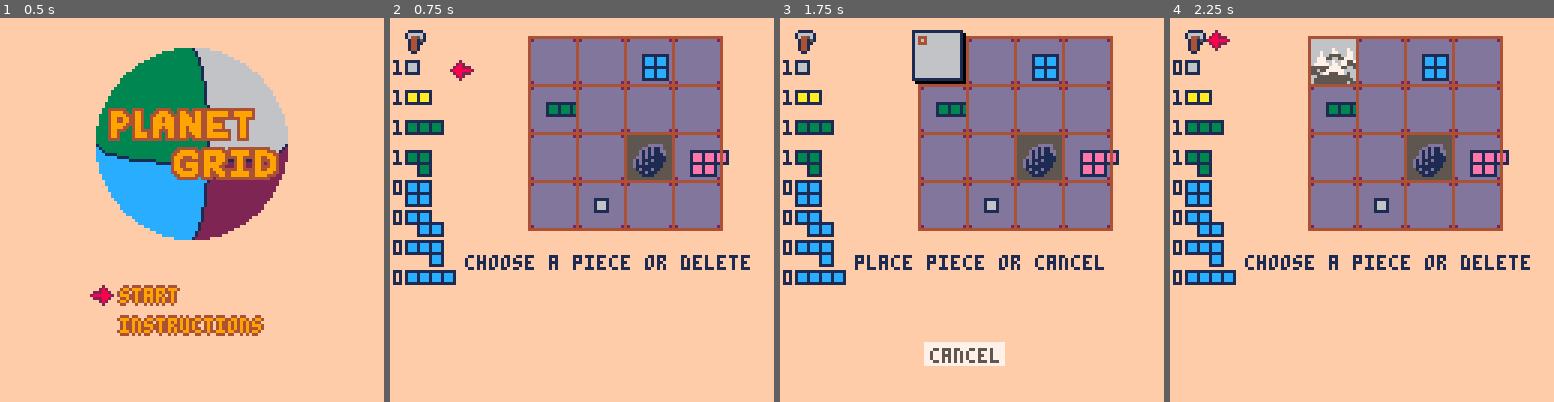
Above: before the commit, frames 1-4 (left to right).
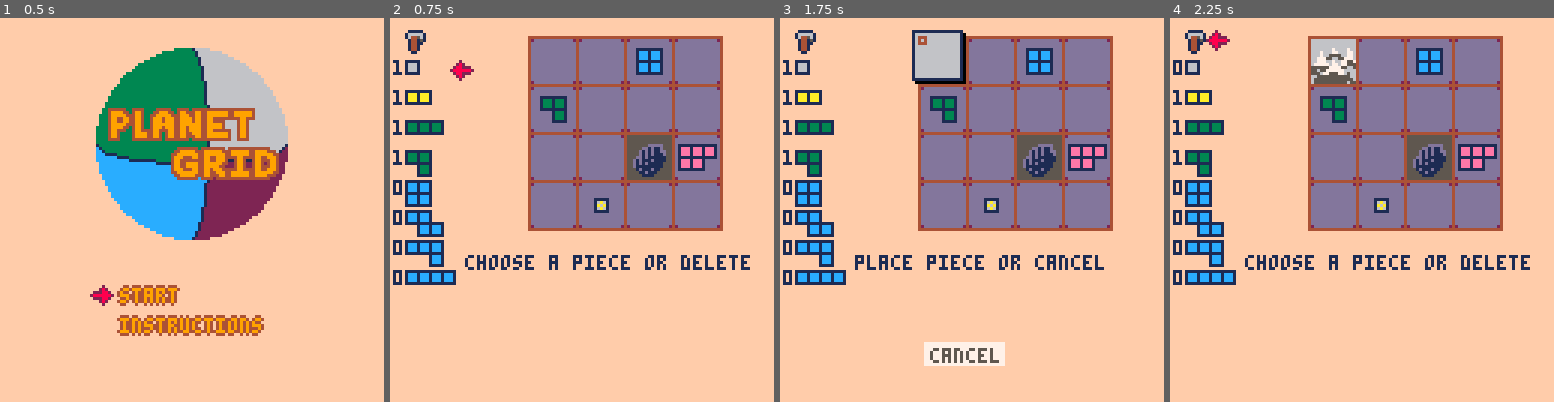
Above: after the commit, the same moments.

Repository: m-r-hunt/Pico-8-Carts
Game: PICO-8 cartridge planet_grid.p8
Two runs of this game, one before a commit and one after it. Both use one fixed random seed, a clock stepped at 60 frames per second and the inputs below.
Inputs:
- Up to frame 1 (0.5 s): tap X (X key) at 0.33 s
- Up to frame 2 (0.75 s): tap O (Z key) at 0.7 s
- Up to frame 3 (1.75 s): tap X (X key) at 1.07 s; hold Right from 1.6 s (still down); tap O (Z key) at 1.7 s
- Up to frame 4 (2.25 s): tap X (X key) at 1.85 s; release Right at 2.1 s; tap O (Z key) at 2.1 s; hold Up from 2.15 s (still down)

Frame 1 is identical in both runs. In frame 2, 1.8% of the frame differs, in the area x 39-89%, y 7-50%; in frame 3, 1.8%; in frame 4, 1.8%.

Commit message:
Lots of beeps and boops and finalised grid ui

Diff:
--- a/planet_grid.p8
+++ b/planet_grid.p8
@@ -59,7 +59,7 @@
 
 --powerup option defs
 shorts={1,2}
-mids={3,4}
+mids={4,3}
 longs={5,6,7,8}
 regpend=8 --regular piece end
 vlongs={9,10,11,12,13,14,15,16,17,18}
@@ -164,6 +164,7 @@
 	 if wait_time>45 then
 			new_board()
 			need_new_board=false
+			sfx(6)
 		else
 		 return
 		end
@@ -199,7 +200,7 @@
 
 	if btnp(4) then
 		sfx(4)
-	 new_game()
+		new_game()
 		mode=menu_options[menu_select].mode
 	end
 end
@@ -220,11 +221,13 @@
 		while selected_piece>regpend and piece_pool[selected_piece]==0 do
 			selected_piece-=1
 		end
+		sfx(3)
 	elseif btnp(3) then
 		selected_piece+=1
 		while selected_piece<=#piece_pool and selected_piece>regpend and piece_pool[selected_piece]==0 do
 			selected_piece+=1
 		end
+		sfx(2)
 	end
 	if selected_piece<0 then
 		selected_piece+=#piece_pool+1
@@ -234,15 +237,17 @@
 
 	if btnp(4) then
 		if selected_piece==0 then
+			sfx(4)
 			mode="select piece to burn"
 		elseif piece_pool[selected_piece]>=1 then
+			sfx(4)
 			mode="piece place"
 			px=1
 			py=1
 			pr=0
 			cancel_selected=false
 		else
-			--feedback?
+			sfx(8)
 		end
 	end
 end
@@ -256,11 +261,13 @@
 		while selected_piece>regpend and piece_pool[selected_piece]==0 do
 			selected_piece-=1
 		end
+		sfx(3)
 	elseif btnp(3) then
 		selected_piece+=1
 		while selected_piece<=#piece_pool and selected_piece>regpend and piece_pool[selected_piece]==0 do
 			selected_piece+=1
 		end
+		sfx(2)
 	end
 	if selected_piece<0 then
 		selected_piece+=#piece_pool+1
@@ -270,15 +277,17 @@
 
 	if btnp(4) then
 		if selected_piece==0 then
+			sfx(5)
 			mode="piece select"
 		elseif piece_pool[selected_piece]>=1 then
+			sfx(4)
 			mode="delete square"
 			px=1
 			py=1
 			pr=0
 			cancel_selected=false
 		else
-			--feedback?
+			sfx(8)
 		end
 	end
 end
@@ -348,13 +357,24 @@
 
 function update_piece_place()
 	if not cancel_selected then
-		if (btnp(0)) px-=1
-		if (btnp(1)) px+=1
-		if (btnp(2)) py-=1
+		if (btnp(0)) then
+			sfx(9)
+			px-=1
+		end
+		if (btnp(1)) then
+			sfx(10)
+			px+=1
+		end
+		if (btnp(2)) then
+			py-=1
+			sfx(3)
+		end
 		if py==4 and btnp(3) then
 			cancel_selected=true
+			sfx(2)
 		elseif btnp(3) then
 			py+=1
+			sfx(2)
 		end
 		px=mid(1,px,4)
 		py=mid(1,py,4)
@@ -369,6 +389,7 @@
 		if btnp(4) then
 			can_place=check_placement()
 			if can_place then
+				sfx(7)
 				choices={}
 				choices=stamp_piece(selected_piece,px,py)
 				if #choices>0 then
@@ -389,14 +410,16 @@
 					mode="game over"
 				end
 			else
-				--feedback?
+				sfx(8)
 			end
 		end
 	else
 		if btnp(2) then
+			sfx(3)
 			cancel_selected=false
 		end
 		if btnp(4) then
+			sfx(5)
 			mode="piece select"
 		end
 	end
@@ -404,44 +427,75 @@
 
 function update_delete_square()
 	if not cancel_selected then
-		if (btnp(0)) px-=1
-		if (btnp(1)) px+=1
-		if (btnp(2)) py-=1
+		if (btnp(0)) then
+			sfx(9)
+			px-=1
+		end
+		if (btnp(1)) then
+			sfx(10)
+			px+=1
+		end
+		if (btnp(2)) then
+			py-=1
+			sfx(3)
+		end
 		if py==4 and btnp(3) then
 			cancel_selected=true
+			sfx(2)
 		elseif btnp(3) then
 			py+=1
+			sfx(2)
 		end
 		px=mid(1,px,4)
 		py=mid(1,py,4)
 
-		if btnp(4) and grid[py][px]~=0 and grid[py][px]~=77 then
-			grid[py][px]=0
-			piece_pool[selected_piece]-=1
-			mode="piece select"
-			stuck=check_stuck()
-			if stuck then
-				mode="game over"
+		if btnp(4) then
+			if grid[py][px]~=0 and grid[py][px]~=77 then
+				sfx(7)
+				grid[py][px]=0
+				piece_pool[selected_piece]-=1
+				mode="piece select"
+				stuck=check_stuck()
+				if stuck then
+					mode="game over"
+				end
+			else
+				sfx(8)
 			end
 		end
 	else
 		if btnp(2) then
+			sfx(3)
 			cancel_selected=false
 		end
 		if btnp(4) then
+			sfx(5)
 			mode="select piece to burn"
 		end
 	end
 end
 
 function update_make_choices()
-	if (btnp(0)) choice_select-=1
-	if (btnp(1)) choice_select+=1
-	if (btnp(2)) choice_select-=5
-	if (btnp(3)) choice_select+=5
+	if (btnp(0)) then
+		sfx(9)
+		choice_select-=1
+	end
+	if (btnp(1)) then
+		sfx(10)
+		choice_select+=1
+	end
+	if (btnp(2)) then
+		sfx(3)
+		choice_select-=5
+	end
+	if (btnp(3)) then
+		sfx(2)
+		choice_select+=5
+	end
 	if (choice_select<1) choice_select+=#choices[choicen]
 	if (choice_select>#choices[choicen]) choice_select-=#choices[choicen]
 	if btnp(4) then
+		sfx(4)
 		piece_pool[choices[choicen][choice_select]]+=1
 		if choices[choicen]==available_vlongs then
 			del(available_vlongs,available_vlongs[choice_select])
@@ -493,13 +547,19 @@
 
 preview_size=4
 
-function draw_piece_preview(i,xbase,ybase)
+function draw_piece_preview(i,xbase,ybase,dither)
 	for sq=1,#piece_defs[i] do
 		local px=piece_defs[i][sq][1]
 		local py=piece_defs[i][sq][2]
 		local x=xbase+px*preview_size
 		local y=ybase+py*preview_size
-		rectfill(x,y,x+preview_size,y+preview_size,piece_defs[i].previewc)
+		local c=piece_defs[i].previewc
+		if dither then
+			c=0x6a
+			fillp(0b1010010110100101)
+		end
+		rectfill(x,y,x+preview_size,y+preview_size,c)
+		fillp()
 		rect(x,y,x+preview_size,y+preview_size,1)
 	end
 end
@@ -673,7 +733,21 @@
 			if (sn==0) sn=32
 			spr(sn,gridx+x*16,gridy+y*16,2,2)
 			if sn==32 and grid_powerups[y][x]~=0 then
-				draw_piece_preview(grid_powerups[y][x][1],gridx+x*16+6,gridy+y*16+6)
+				local p=grid_powerups[y][x][1]
+				local xx=gridx+x*16+6
+				local yy=gridy+y*16+6
+				local dither=false
+				if p>regpend then
+					p=regpend+1
+					xx-=4
+					yy-=2
+				elseif p~=1 then
+					xx-=2
+					yy-=2
+				else
+					dither=true
+				end
+				draw_piece_preview(p,xx,yy,dither)
 			end
 		end
 	end
Not shown, changed: the sound effects (__sfx__) section of planet_grid.p8
